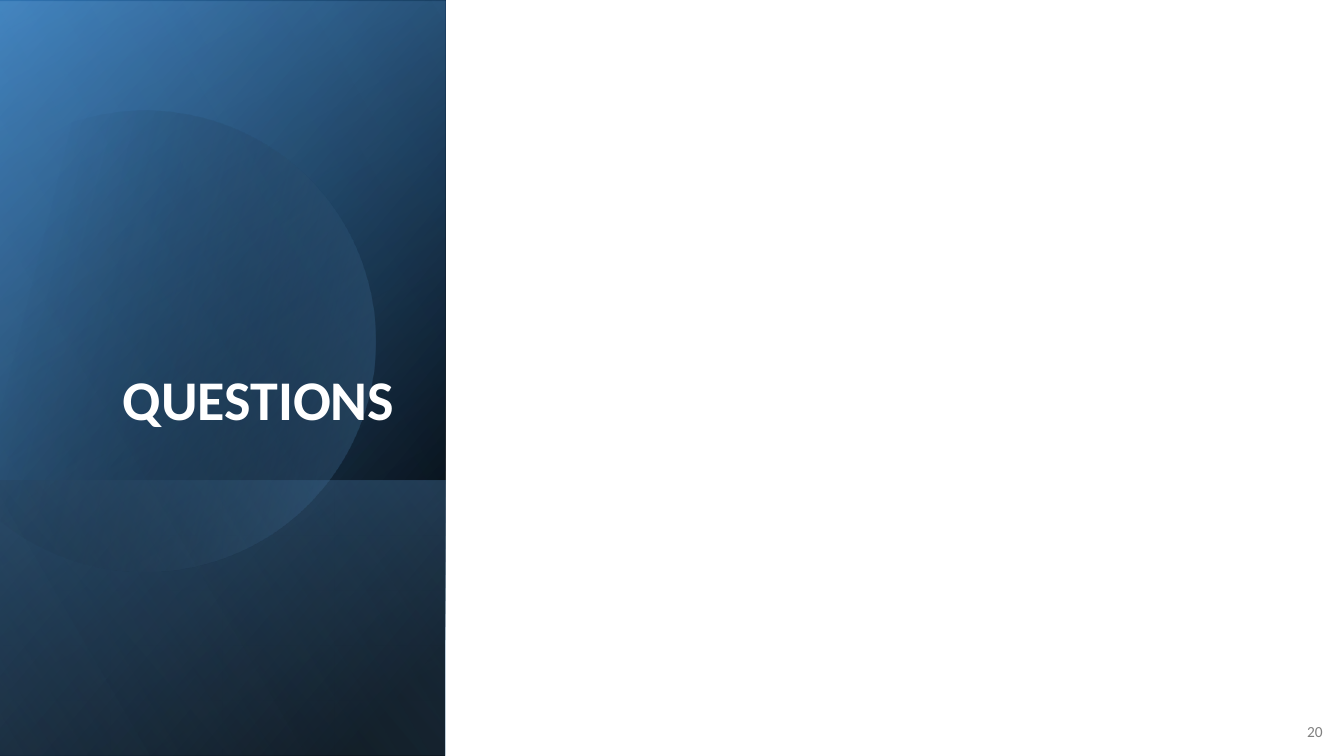
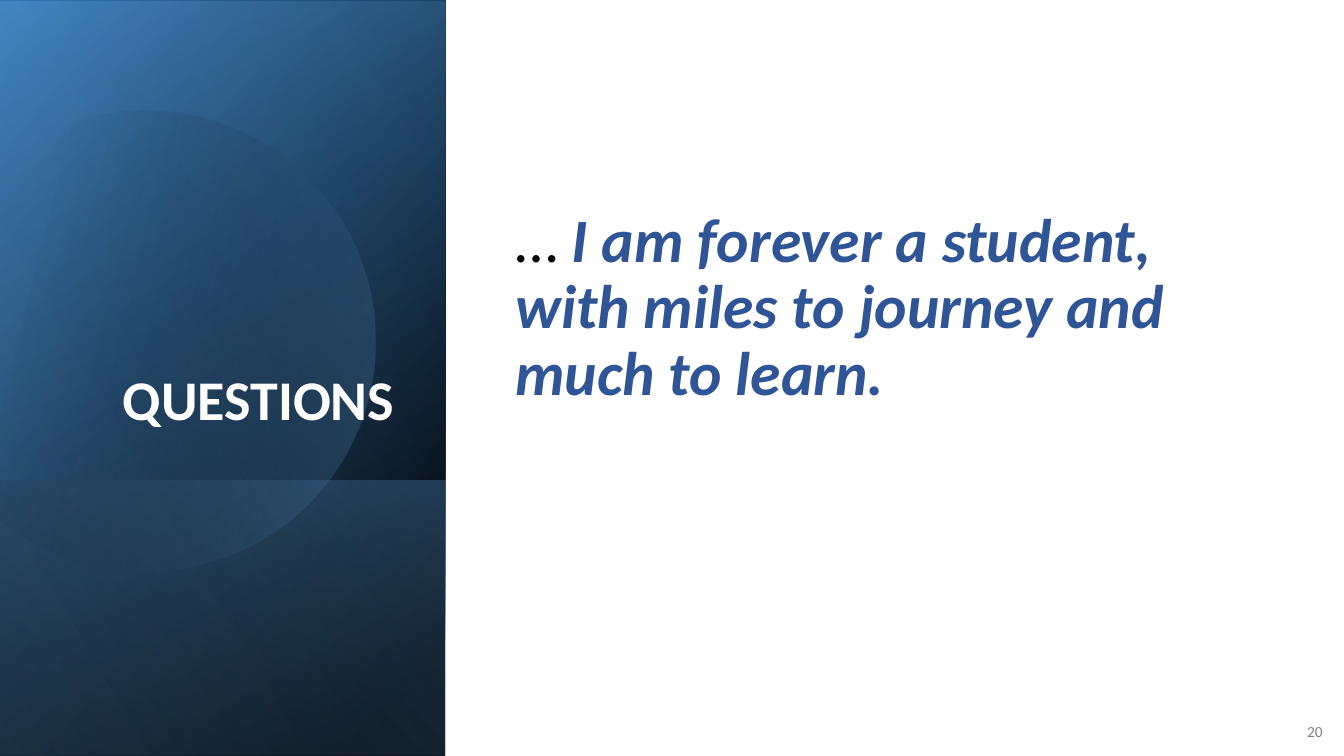
Before and after one commit to AbhijithNidanakavi/Data-Science, a slide deck: slide 20 of MS_Design_Project_PPT - MY Project Summary for Recruiters.pptx. Drawn at 1344x756 pixels with LibreOffice and Linux fonts; fonts in the diff are those of the drawing; background and template pictures are left out. Boxes give left, top, right and bottom in pixels: in the first picture for what was removed or moved away, otherwise in the second. Text is boxed around its words. In the diff, an @@ line names an element or a change of style, - is before the commit and + after.

```diff
--- a/MS_Design_Project_PPT - MY Project Summary for Recruiters.pptx
+++ b/MS_Design_Project_PPT - MY Project Summary for Recruiters.pptx
@@ text added at <box>515,218,1163,396</box>, 44 pt, text #2F5597, bold, italic @@
+… I am forever a student, with miles to journey and much to learn.
```
Also in this commit, not shown: 2 other slides changed.
